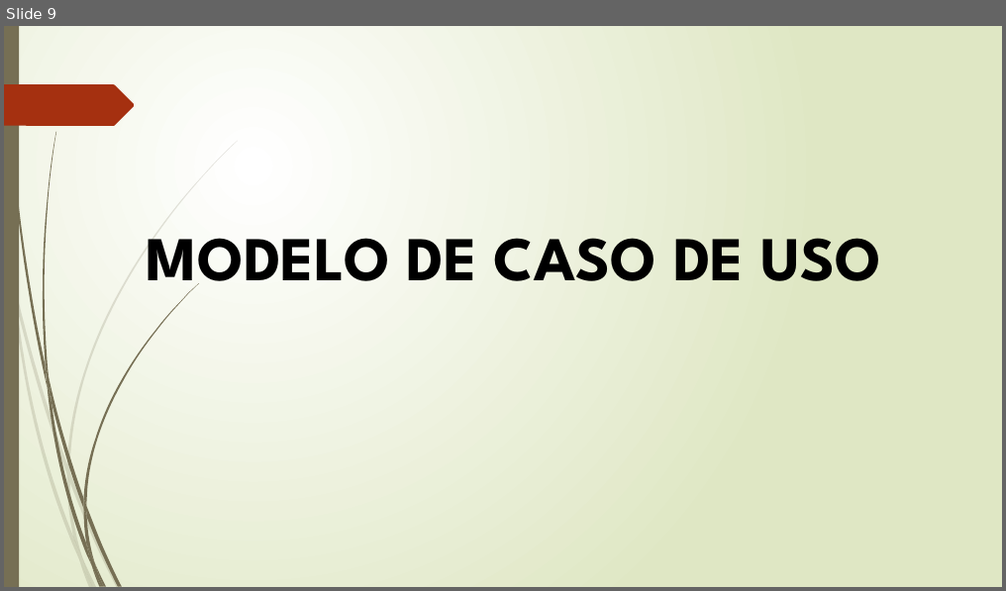
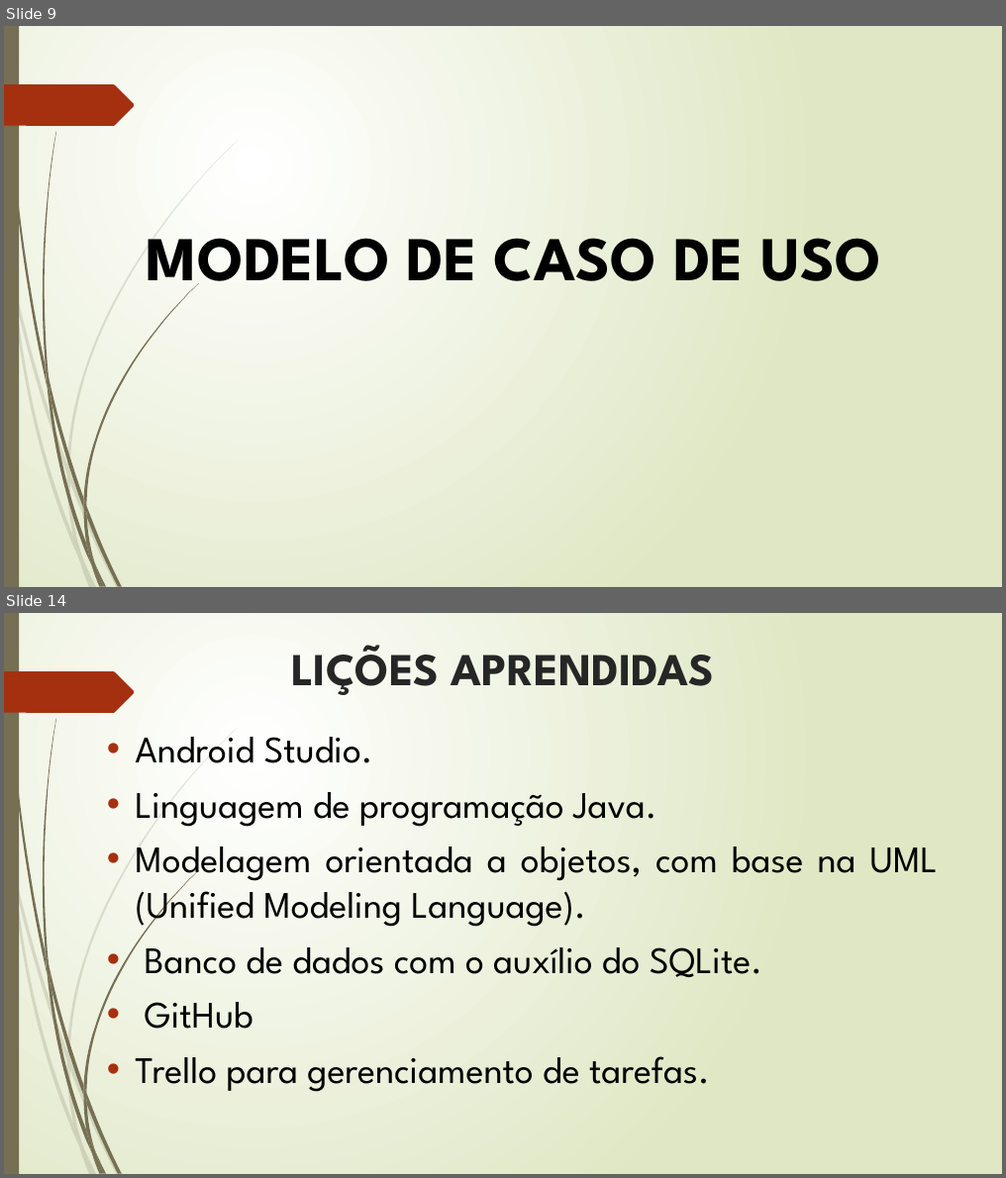
Before and after one commit to FBertanha/Lista-De-Compras, a slide deck: APLICATIVO PARA GERENCIAMENTO DE LISTA DE COMPRAS.pptx. Shown one above the other, each under a label of ours: slide 9 before the commit, slides 9 and 14 after it; the slides between them are not shown. The pictures are 1006x591 and 1006x1178 pixels, drawn with LibreOffice and Linux fonts; fonts in the diff are those of the drawing. Boxes give left, top, right and bottom in pixels: in the first picture for what was removed or moved away, otherwise in the second. Text is boxed around its words. In the diff, an @@ line names an element or a change of style, - is before the commit and + after.

```diff
--- a/APLICATIVO PARA GERENCIAMENTO DE LISTA DE COMPRAS.pptx
+++ b/APLICATIVO PARA GERENCIAMENTO DE LISTA DE COMPRAS.pptx
@@ slide 14 added at (x1=4, y1=613, x2=1002, y2=1174), background gradient #FFFFFF to #DFE8C4; not listed: 24 template elements that a slide beside it also shows @@
@@ title added at (x1=291, y1=645, x2=714, y2=695), 44 pt, text #262626, bold @@
+LIÇÕES APRENDIDAS
@@ text added at (x1=135, y1=737, x2=938, y2=1092), 36 pt, text #000000 @@
+• Android Studio.
+• Linguagem de programação Java.
+• Modelagem orientada a objetos, com base na UML (Unified Modeling Language).
+• Banco de dados com o auxílio do SQLite.
+• GitHub
+• Trello para gerenciamento de tarefas.
```
Also in this commit, not shown: 9 slides changed.
